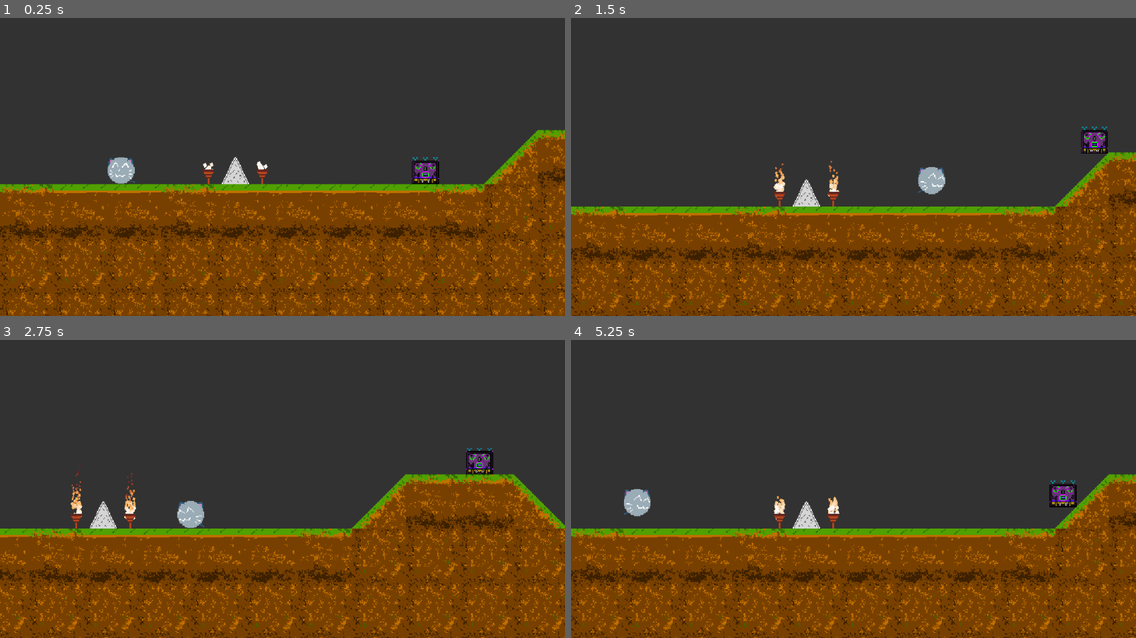
Above: before the commit, frames 1-4 (two rows, left to right).
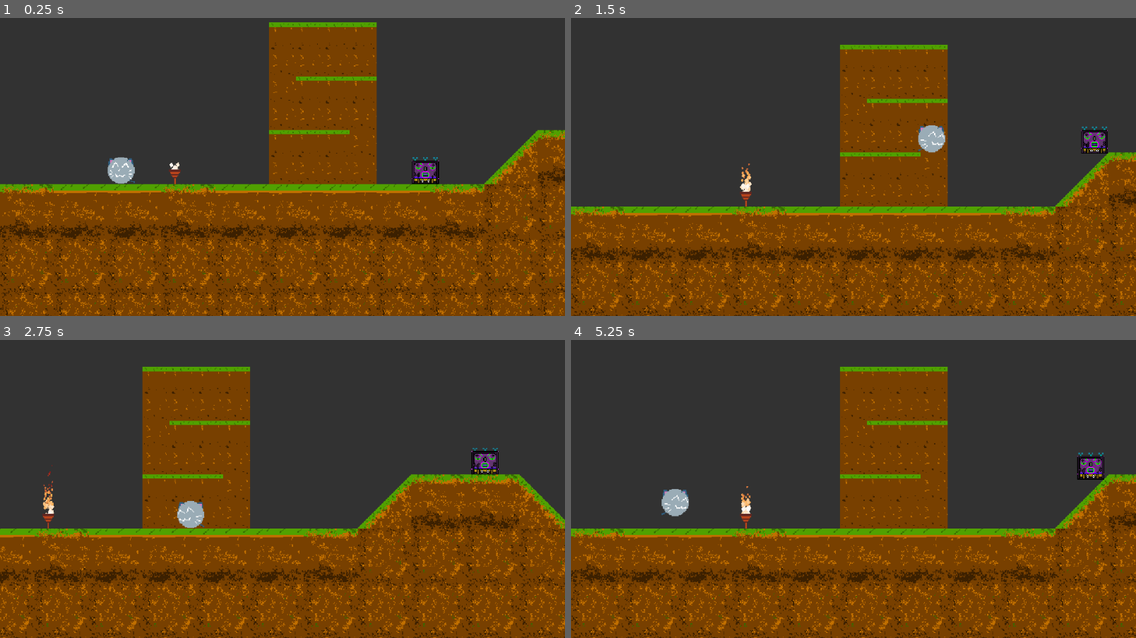
Above: after the commit, the same moments.

Repository: EliasVincent/catformer-simple-godot-platformer
Game: Godot game, scene res://Level1.tscn
The game is run twice, just before and just after one commit, with the same random seed, the same clock (stepped at 60 frames per second) and the same inputs.
Inputs:
- Up to frame 1 (0.25 s): no input
- Up to frame 2 (1.5 s): hold D (right) from 0.53 s (still down); tap Up (jump) at 0.77 s
- Up to frame 3 (2.75 s): tap Up (jump) at 1.52 s; release D (right) at 2.03 s; hold Left (left) from 2.03 s (still down)
- Up to frame 4 (5.25 s): release Left (left) at 2.78 s; hold D (right) 2.78-4.28 s; tap Up (jump) at 3.02, 3.77, 4.52 s; hold Left (left) 4.28-5.03 s; hold D (right) from 5.03 s (still down)

The runs differ from the first frame. In frame 1, 11% of the frame differs, in the area x 29-67%, y 1-56%; in frame 2, 11%; in frame 3, 24%, in the area x 0-100%, y 9-100%; in frame 4, 12%.

Commit message:
added one-way platforms

Diff:
--- a/BlockCatSpriteFrame.tres
+++ b/BlockCatSpriteFrame.tres
@@ -14,6 +14,11 @@
 "name": "idle",
 "speed": 5.0
 }, {
+"frames": [  ],
+"loop": true,
+"name": "New Anim",
+"speed": 5.0
+}, {
 "frames": [ ExtResource( 6 ) ],
 "loop": true,
 "name": "walkleft",
@@ -23,9 +28,4 @@
 "loop": true,
 "name": "walkright",
 "speed": 5.0
-}, {
-"frames": [  ],
-"loop": true,
-"name": "New Anim",
-"speed": 5.0
 } ]
--- a/Level1.tscn
+++ b/Level1.tscn
@@ -12,6 +12,15 @@
 
 [sub_resource type="RectangleShape2D" id=1]
 extents = Vector2( 64.5394, 32.3433 )
+
+[sub_resource type="RectangleShape2D" id=3]
+extents = Vector2( 48, 8 )
+
+[sub_resource type="RectangleShape2D" id=4]
+extents = Vector2( 48, 8 )
+
+[sub_resource type="RectangleShape2D" id=5]
+extents = Vector2( 64, 8 )
 
 [sub_resource type="RectangleShape2D" id=2]
 extents = Vector2( 10, 195.133 )
@@ -57,6 +66,29 @@
 [node name="CollisionShape2D" type="CollisionShape2D" parent="StaticBody2D2"]
 shape = SubResource( 1 )
 
+[node name="one-way medium blocks" type="TileMap" parent="."]
+tile_set = ExtResource( 7 )
+cell_size = Vector2( 32, 32 )
+format = 1
+tile_data = PoolIntArray( -131062, 1, 0, -131061, 1, 0, -131060, 1, 0, -131059, 1, 0, -65526, 0, 0, -65525, 0, 0, -65524, 0, 0, -65523, 0, 0, 10, 0, 0, 11, 1, 0, 12, 1, 0, 13, 1, 0, 65546, 0, 0, 65547, 0, 0, 65548, 0, 0, 65549, 0, 0, 131082, 1, 0, 131083, 1, 0, 131084, 1, 0, 131085, 0, 0, 196618, 0, 0, 196619, 0, 0, 196620, 0, 0, 196621, 0, 0 )
+
+[node name="StaticBody2D" type="StaticBody2D" parent="one-way medium blocks"]
+
+[node name="CollisionShape2D" type="CollisionShape2D" parent="one-way medium blocks/StaticBody2D"]
+position = Vector2( 368, 72 )
+shape = SubResource( 3 )
+one_way_collision = true
+
+[node name="CollisionShape2D2" type="CollisionShape2D" parent="one-way medium blocks/StaticBody2D"]
+position = Vector2( 400, 8 )
+shape = SubResource( 4 )
+one_way_collision = true
+
+[node name="CollisionShape2D3" type="CollisionShape2D" parent="one-way medium blocks/StaticBody2D"]
+position = Vector2( 384, -56 )
+shape = SubResource( 5 )
+one_way_collision = true
+
 [node name="BlockCat" parent="." instance=ExtResource( 2 )]
 position = Vector2( 144, 110.566 )
 
@@ -73,16 +105,17 @@
 drag_margin_left = 0.5
 drag_margin_top = 0.3
 drag_margin_right = 0.3
-drag_margin_bottom = 0.49
+drag_margin_bottom = 0.4
 editor_draw_limits = true
 
-[node name="Sprite" type="Sprite" parent="BlockCat/Camera2D"]
+[node name="ParallaxBackground" type="ParallaxBackground" parent="BlockCat/Camera2D"]
+
+[node name="Sprite" type="Sprite" parent="BlockCat/Camera2D/ParallaxBackground"]
 visible = false
-position = Vector2( 172.135, -5.046 )
-scale = Vector2( 1.05667, 1.06667 )
+position = Vector2( 482.933, 276 )
+scale = Vector2( 1.51583, 1.53333 )
 z_index = -1
 texture = ExtResource( 4 )
-offset = Vector2( 3.73, 2.264 )
 
 [node name="CanvasLayer" type="CanvasLayer" parent="BlockCat/Camera2D"]
 layer = -1
@@ -91,12 +124,7 @@
 tile_set = ExtResource( 3 )
 cell_custom_transform = Transform2D( 0, 0, 0, 0, 0, 0 )
 format = 1
-tile_data = PoolIntArray( -131074, 3, 0, -196548, 4, 0, -196547, 2, 0, -196546, 0, 0, -196545, 2, 0, -196544, 0, 0, -65538, 3, 0, -131013, 4, 0, -131012, 3, 0, -131011, 3, 0, -131010, 3, 0, -131009, 3, 0, -2, 3, 0, -65521, 6, 0, -65478, 4, 0, -65477, 3, 0, -65476, 3, 0, -65475, 3, 0, -65474, 3, 0, -65473, 3, 0, 65534, 3, 0, 14, 6, 0, 57, 4, 0, 58, 3, 0, 59, 3, 0, 60, 3, 0, 61, 3, 0, 62, 3, 0, 63, 3, 0, 131070, 3, 0, 65545, 4, 0, 65546, 2, 0, 65547, 2, 0, 65548, 5, 0, 65552, 4, 0, 65553, 2, 0, 65554, 5, 0, 65573, 6, 0, 65576, 6, 0, 65592, 0, 0, 65593, 3, 0, 65594, 3, 0, 65595, 3, 0, 65596, 3, 0, 65597, 3, 0, 65598, 3, 0, 65599, 3, 0, 196606, 3, 0, 196607, 3, 0, 1310 …(1522 unchanged characters)…
-
-[node name="medium blocks" type="TileMap" parent="."]
-tile_set = ExtResource( 7 )
-cell_size = Vector2( 32, 32 )
-format = 1
+tile_data = PoolIntArray( -131074, 3, 0, -196548, 4, 0, -196547, 2, 0, -196546, 0, 0, -196545, 2, 0, -196544, 0, 0, -196543, 2, 0, -196542, 2, 0, -196541, 2, 0, -65538, 3, 0, -131013, 4, 0, -131012, 3, 0, -131011, 3, 0, -131010, 3, 0, -131009, 3, 0, -131008, 3, 0, -131007, 3, 0, -131006, 3, 0, -131005, 3, 0, -2, 3, 0, -65521, 6, 0, -65478, 4, 0, -65477, 3, 0, -65476, 3, 0, -65475, 3, 0, -65474, 3, 0, -65473, 3, 0, -65472, 3, 0, -65471, 3, 0, -65470, 3, 0, -65469, 3, 0, 65534, 3, 0, 14, 6, 0, 57, 4, 0, 58, 3, 0, 59, 3, 0, 60, 3, 0, 61, 3, 0, 62, 3, 0, 63, 3, 0, 64, 3, 0, 65, 3, 0, 66, 3, 0, 67, 3, 0, 131070, 3, 0, 65545, 4, 0, 65546, 2, 0, 65547, 2, 0, 65548, 5, 0, 65552, 4, 0, 65553, 2, 0, 65554, 5, 0, 65573, 6, 0, 65576, 6, 0, 65592, 0, 0, 65593, 3, 0, 65594, 3, 0, 65595, 3, 0, 65596, 3, 0, 65597, 3, 0, 65598, 3, 0, 65599, 3, 0, 65600, 3, 0, 65601, 3, 0, 65602, 3, 0, 65603, 3, 0, 196606, 3, 0, 196607, 3, 0, 1310 …(1522 unchanged characters)…
 
 [node name="small blocks" type="TileMap" parent="."]
 tile_set = ExtResource( 6 )
@@ -137,20 +165,23 @@
 shape = SubResource( 2 )
 
 [node name="Spike" parent="." instance=ExtResource( 8 )]
-position = Vector2( 280, 112 )
+position = Vector2( 1240, 111.597 )
 
 [node name="Spike2" parent="." instance=ExtResource( 8 )]
 position = Vector2( 4080, -208 )
+
+[node name="Spike3" parent="." instance=ExtResource( 8 )]
+position = Vector2( 4108.36, -208 )
 
 [node name="Enemy1" parent="." instance=ExtResource( 5 )]
 position = Vector2( 3976, -208 )
 
 [node name="Torch" parent="." instance=ExtResource( 9 )]
-position = Vector2( 248, 120 )
+position = Vector2( 208, 120 )
 scale = Vector2( 1, 1.29481 )
 z_index = -1
 
 [node name="Torch2" parent="." instance=ExtResource( 9 )]
-position = Vector2( 312, 120 )
+position = Vector2( 992, -72 )
 scale = Vector2( 1, 1.29481 )
 z_index = -1
--- a/medium_tileset.tres
+++ b/medium_tileset.tres
@@ -1,3 +1,34 @@
-[gd_resource type="TileSet" format=2]
+[gd_resource type="TileSet" load_steps=3 format=2]
+
+[ext_resource path="res://sprites/ow_ground1.png" type="Texture" id=1]
+[ext_resource path="res://sprites/ow_ground2.png" type="Texture" id=2]
 
 [resource]
+0/name = "ow_ground1.png 0"
+0/texture = ExtResource( 1 )
+0/tex_offset = Vector2( 0, 0 )
+0/modulate = Color( 1, 1, 1, 1 )
+0/region = Rect2( 0, 0, 32, 32 )
+0/tile_mode = 0
+0/occluder_offset = Vector2( 0, 0 )
+0/navigation_offset = Vector2( 0, 0 )
+0/shape_offset = Vector2( 0, 0 )
+0/shape_transform = Transform2D( 1, 0, 0, 1, 0, 0 )
+0/shape_one_way = false
+0/shape_one_way_margin = 0.0
+0/shapes = [  ]
+0/z_index = 0
+1/name = "ow_ground2.png 1"
+1/texture = ExtResource( 2 )
+1/tex_offset = Vector2( 0, 0 )
+1/modulate = Color( 1, 1, 1, 1 )
+1/region = Rect2( 0, 0, 32, 32 )
+1/tile_mode = 0
+1/occluder_offset = Vector2( 0, 0 )
+1/navigation_offset = Vector2( 0, 0 )
+1/shape_offset = Vector2( 0, 0 )
+1/shape_transform = Transform2D( 1, 0, 0, 1, 0, 0 )
+1/shape_one_way = false
+1/shape_one_way_margin = 0.0
+1/shapes = [  ]
+1/z_index = 0
Not shown: 1 places in Level1.tscn that only renumber resources
Not shown, added: export_presets.cfg
Binary file added: sprites/ow_ground1.png
Not shown, added: sprites/ow_ground1.png.import
Binary file added: sprites/ow_ground2.png
Not shown, added: sprites/ow_ground2.png.import
